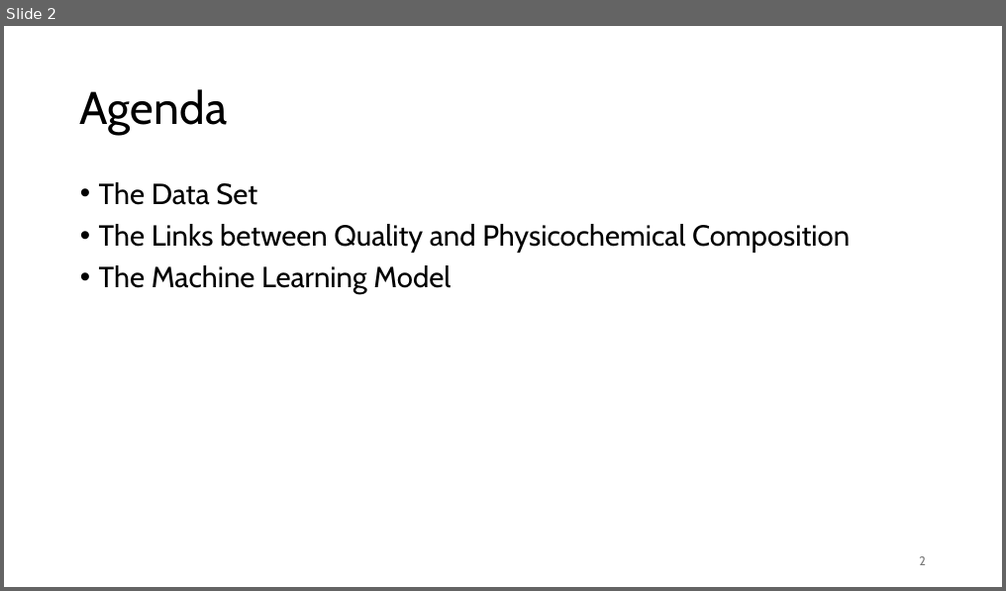
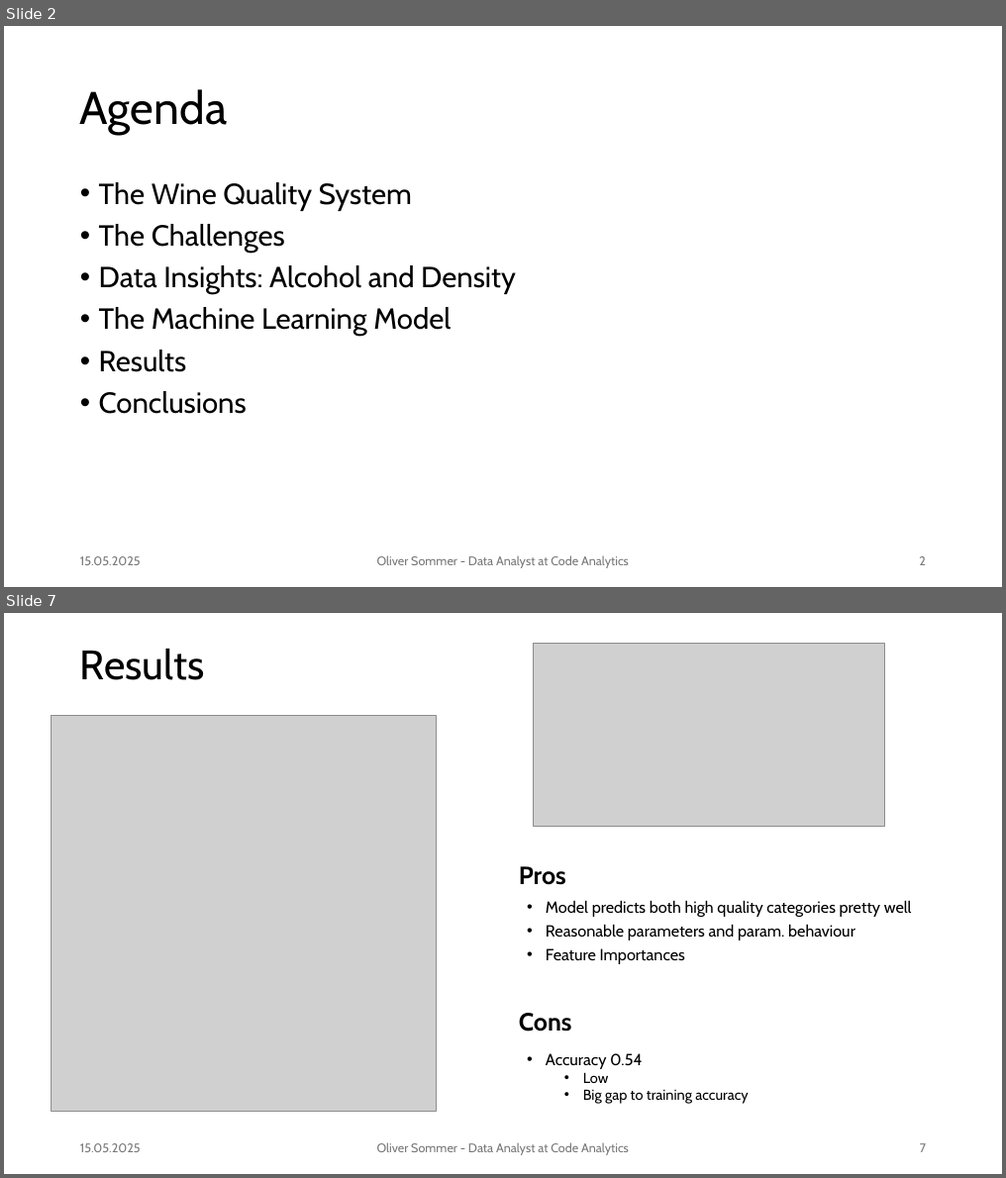
Before and after one commit to olemir/data-analysis-on-wine, a slide deck: reports/Wine Quality Analytics System.pptx. Shown one above the other, each under a label of ours: slide 2 before the commit, slides 2 and 7 after it; the slides between them are not shown. The pictures are 1006x591 and 1006x1178 pixels, drawn with LibreOffice and Linux fonts; fonts in the diff are those of the drawing; grey boxes stand for pictures. Boxes give left, top, right and bottom in pixels: in the first picture for what was removed or moved away, otherwise in the second. Text is boxed around its words. In the diff, an @@ line names an element or a change of style, - is before the commit and + after.

```diff
--- a/reports/Wine Quality Analytics System.pptx
+++ b/reports/Wine Quality Analytics System.pptx
@@ slide 7 added at <box>4,613,1002,1174</box>, background #FFFFFF @@
@@ title added at <box>80,648,204,680</box>, 39.6 pt, text #000000 @@
+Results
@@ picture added at <box>534,643,884,827</box> @@
@@ picture added at <box>52,716,437,1112</box> @@
@@ text added at <box>519,866,566,885</box>, 24 pt, text #000000, bold @@
+Pros
@@ text added at <box>546,900,912,964</box>, 15.5 pt, text #000000 @@
+• Model predicts both high quality categories pretty well
+• Reasonable parameters and param. behaviour
+• Feature Importances
@@ text added at <box>519,1013,572,1032</box>, 24 pt, text #000000, bold @@
+Cons
@@ text added at <box>546,1054,747,1104</box>, 13.9 pt, text #000000 @@
+• Accuracy 0.54
+  • Low
+  • Big gap to training accuracy
@@ text added at <box>80,1144,141,1153</box>, 12 pt, text #797979 @@
+15.05.2025
@@ text added at <box>377,1143,629,1156</box>, 12 pt, text #797979 @@
+Oliver Sommer - Data Analyst at Code Analytics
@@ page number added at <box>920,1144,926,1153</box>, 12 pt, text #797979 @@
+7
@@ slide 2 changed as well @@
@@ text at <box>99,182,516,294</box>: text changed @@
-• The Data Set
-• The Links between Quality and Physicochemical Composition
+• The Wine Quality System
+• The Challenges
+• Data Insights: Alcohol and Density
@@ text at <box>99,350,247,414</box>: paragraphs added @@
+• Results
+• Conclusions
@@ text added at <box>80,557,141,566</box>, 12 pt, text #797979 @@
+15.05.2025
@@ text added at <box>377,556,629,569</box>, 12 pt, text #797979 @@
+Oliver Sommer - Data Analyst at Code Analytics
```
Also in this commit, not shown: 3 other slides changed, 4 other slides added, 3 slides removed, 7 other files.
